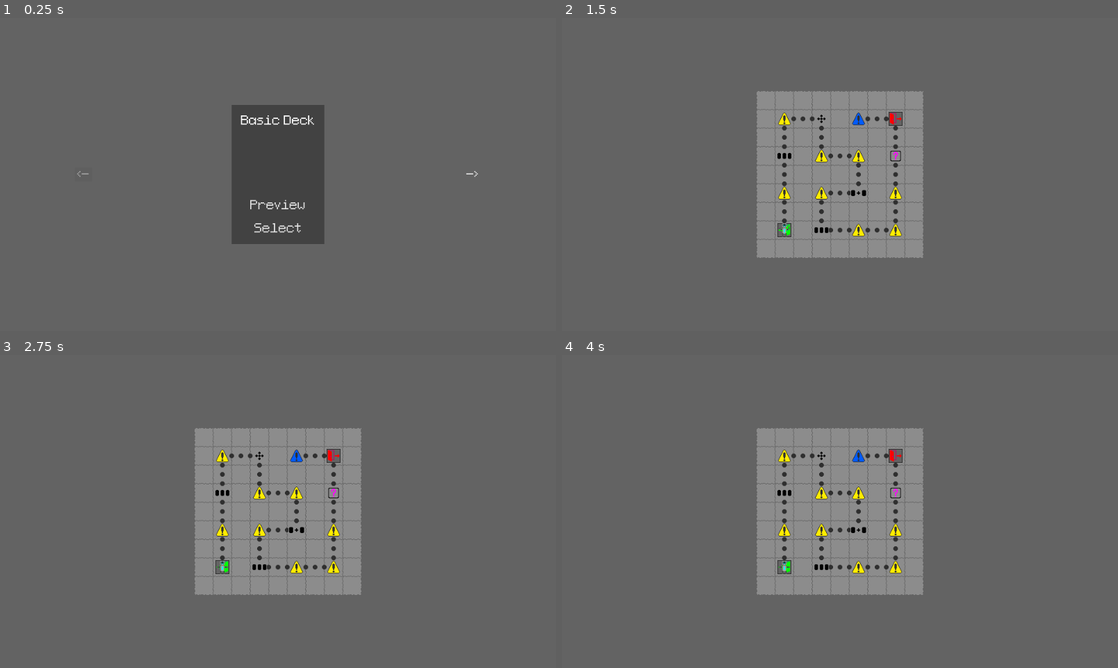
Above: before the commit, frames 1-4 (two rows, left to right).
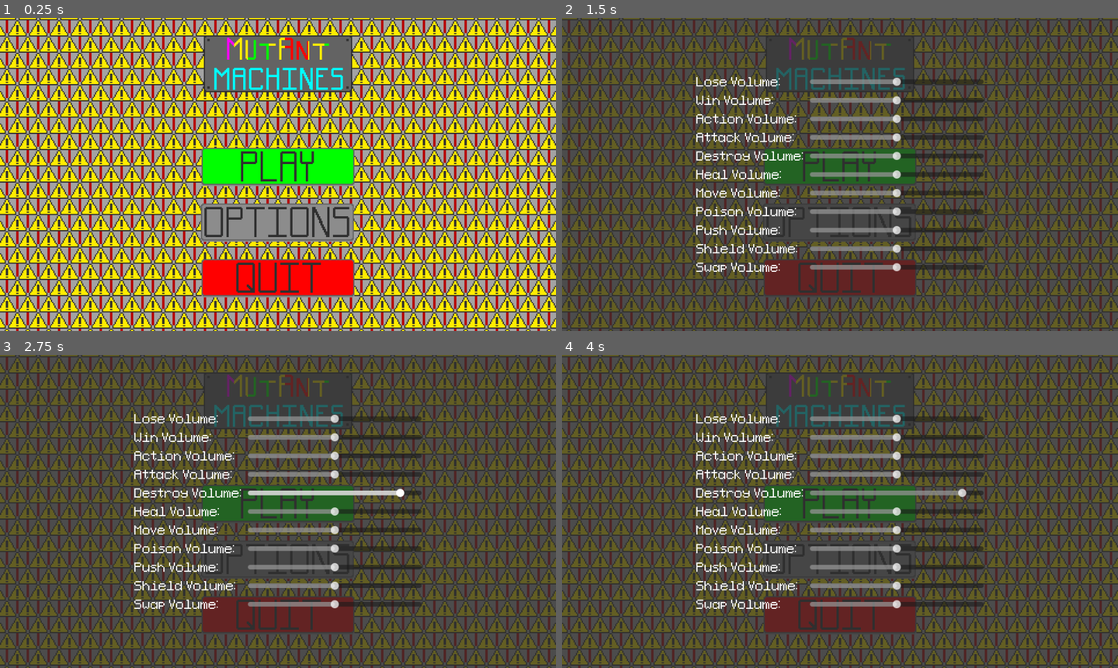
Above: after the commit, the same moments.

Repository: CattacoCattaco/strategy-deckbuilder-roguelike
Game: Godot game, scene res://main_menu/main_menu.tscn
Same seed, same stepped clock (60 frames per second), same inputs: the game is played once before the commit and once after it. Before the commit the project starts from res://deck_selection_screen/deck_selection_screen.tscn.
Inputs (mouse positions are in pixels of both pictures, inside the frame that each line leads up to):
- Up to frame 1 (0.25 s): no input
- Up to frame 2 (1.5 s): click (840, 221) at 0.52 s; click (840, 155) at 1.25 s, where only the run after the commit has a clickable "Audio Settings"
- Up to frame 3 (2.75 s): tap Enter (skip_target) at 2 s; move the mouse to (400, 495) at 2.02 s; hold D (right) from 2.03 s (still down); hold E (do_event) from 2.03 s (still down); click (400, 495) at 2.17 s
- Up to frame 4 (4 s): release D (right) at 2.75 s; release E (do_event) at 2.75 s; tap Space at 2.75 s; drag from (728, 527) to (812, 574) at 2.77 s; tap Enter (skip_target) at 3.5 s; move the mouse to (895, 442) at 3.52 s; hold D (right) from 3.53 s (still down); tap Alt at 3.6 s

The runs differ from the first frame. In frame 1, 92% of the frame differs, in the area x 0-100%, y 0-100%; in frame 2, 76%; in frame 3, 76%; in frame 4, 76%.

Commit message:
Add Main Menu
Added main menu with a play button, an options button, and a quit button

Diff:
--- /dev/null
+++ b/main_menu/main_menu.gd
@@ -0,0 +1,39 @@
+class_name MainMenu
+extends Control
+
+@export var pause_menu_scene: PackedScene
+@export var deck_selection_scene: PackedScene
+
+@export var play_button: TextureButton
+@export var options_button: TextureButton
+@export var quit_button: TextureButton
+
+
+func _ready() -> void:
+	play_button.pressed.connect(play)
+	options_button.pressed.connect(open_options)
+	quit_button.pressed.connect(quit)
+
+
+func _unhandled_input(event: InputEvent) -> void:
+	if event.is_action_pressed("enter_settings"):
+		open_options()
+
+
+func play() -> void:
+	var deck_selection: DeckSelectionScreen = deck_selection_scene.instantiate()
+	get_tree().root.add_child(deck_selection)
+	queue_free()
+
+
+func open_options() -> void:
+	get_viewport().set_input_as_handled()
+
+	var pause_menu: PauseMenu = pause_menu_scene.instantiate()
+	pause_menu.main_menu = self
+
+	get_tree().root.add_child(pause_menu)
+
+
+func quit() -> void:
+	get_tree().quit()
--- /dev/null
+++ b/main_menu/main_menu.tscn
@@ -0,0 +1,101 @@
+[gd_scene load_steps=18 format=3 uid="uid://befdpqt7up05f"]
+
+[ext_resource type="Script" uid="uid://djcx0v3f8jvis" path="res://main_menu/main_menu.gd" id="1_6tl50"]
+[ext_resource type="Texture2D" uid="uid://bor2vlwr3jrsd" path="res://main_menu/main_screen.png" id="1_oa53l"]
+[ext_resource type="Texture2D" uid="uid://dualonlvjt3jp" path="res://buttons/play.png" id="2_3shxk"]
+[ext_resource type="PackedScene" uid="uid://bcnvy81p75c4i" path="res://pause_menu/pause_menu.tscn" id="2_t6bnd"]
+[ext_resource type="BitMap" uid="uid://bwgw5kif523pd" path="res://buttons/play_options_quit_mask.png" id="3_bws42"]
+[ext_resource type="PackedScene" uid="uid://ctg8erda034nl" path="res://deck_selection_screen/deck_selection_screen.tscn" id="3_ia84y"]
+[ext_resource type="Texture2D" uid="uid://60faoi8804kn" path="res://buttons/options.png" id="4_3f7m4"]
+[ext_resource type="Texture2D" uid="uid://c1gmnapf2y71o" path="res://buttons/quit.png" id="5_6tl50"]
+
+[sub_resource type="AtlasTexture" id="AtlasTexture_3f7m4"]
+atlas = ExtResource("2_3shxk")
+region = Rect2(0, 0, 132, 33)
+
+[sub_resource type="AtlasTexture" id="AtlasTexture_6tl50"]
+atlas = ExtResource("2_3shxk")
+region = Rect2(0, 66, 132, 33)
+
+[sub_resource type="AtlasTexture" id="AtlasTexture_t6bnd"]
+atlas = ExtResource("2_3shxk")
+region = Rect2(0, 33, 132, 33)
+
+[sub_resource type="AtlasTexture" id="AtlasTexture_ia84y"]
+atlas = ExtResource("4_3f7m4")
+region = Rect2(0, 0, 132, 33)
+
+[sub_resource type="AtlasTexture" id="AtlasTexture_6at21"]
+atlas = ExtResource("4_3f7m4")
+region = Rect2(0, 66, 132, 33)
+
+[sub_resource type="AtlasTexture" id="AtlasTexture_og6xe"]
+atlas = ExtResource("4_3f7m4")
+region = Rect2(0, 33, 132, 33)
+
+[sub_resource type="AtlasTexture" id="AtlasTexture_mvfl2"]
+atlas = ExtResource("5_6tl50")
+region = Rect2(0, 0, 132, 33)
+
+[sub_resource type="AtlasTexture" id="AtlasTexture_qvn4f"]
+atlas = ExtResource("5_6tl50")
+region = Rect2(0, 66, 132, 33)
+
+[sub_resource type="AtlasTexture" id="AtlasTexture_g1omr"]
+atlas = ExtResource("5_6tl50")
+region = Rect2(0, 33, 132, 33)
+
+[node name="MainMenu" type="Control" node_paths=PackedStringArray("play_button", "options_button", "quit_button")]
+layout_mode = 3
+anchors_preset = 15
+anchor_right = 1.0
+anchor_bottom = 1.0
+grow_horizontal = 2
+grow_vertical = 2
+script = ExtResource("1_6tl50")
+pause_menu_scene = ExtResource("2_t6bnd")
+deck_selection_scene = ExtResource("3_ia84y")
+play_button = NodePath("PlayButton")
+options_button = NodePath("OptionsButton")
+quit_button = NodePath("QuitButton")
+
+[node name="MainScreen" type="Sprite2D" parent="."]
+scale = Vector2(2, 2)
+texture = ExtResource("1_oa53l")
+centered = false
+
+[node name="PlayButton" type="TextureButton" parent="."]
+layout_mode = 0
+offset_left = 348.0
+offset_top = 224.0
+offset_right = 480.0
+offset_bottom = 257.0
+scale = Vector2(2, 2)
+texture_normal = SubResource("AtlasTexture_3f7m4")
+texture_pressed = SubResource("AtlasTexture_6tl50")
+texture_hover = SubResource("AtlasTexture_t6bnd")
+texture_click_mask = ExtResource("3_bws42")
+
+[node name="OptionsButton" type="TextureButton" parent="."]
+layout_mode = 0
+offset_left = 347.0
+offset_top = 320.0
+offset_right = 479.0
+offset_bottom = 353.0
+scale = Vector2(2, 2)
+texture_normal = SubResource("AtlasTexture_ia84y")
+texture_pressed = SubResource("AtlasTexture_6at21")
+texture_hover = SubResource("AtlasTexture_og6xe")
+texture_click_mask = ExtResource("3_bws42")
+
+[node name="QuitButton" type="TextureButton" parent="."]
+layout_mode = 0
+offset_left = 348.0
+offset_top = 416.0
+offset_right = 480.0
+offset_bottom = 449.0
+scale = Vector2(2, 2)
+texture_normal = SubResource("AtlasTexture_mvfl2")
+texture_pressed = SubResource("AtlasTexture_qvn4f")
+texture_hover = SubResource("AtlasTexture_g1omr")
+texture_click_mask = ExtResource("3_bws42")
--- a/pause_menu/pause_menu.gd
+++ b/pause_menu/pause_menu.gd
@@ -13,6 +13,7 @@
 @export var audio_settings_sliders: Array[Slider]
 @export var action_noise_player: ActionNoisePlayer
 
+var main_menu: MainMenu
 var deck_selection_screen: DeckSelectionScreen
 var world_map: WorldMap
 var tile_grid: TileGrid
@@ -30,7 +31,7 @@
 
 	grab_focus.call_deferred()
 
-	if deck_selection_screen:
+	if deck_selection_screen or main_menu:
 		deck_button.hide()
 	else:
 		deck_button.show()
--- a/project.godot
+++ b/project.godot
@@ -11,7 +11,7 @@
 [application]
 
 config/name="Wild Jam 87"
-run/main_scene="uid://ctg8erda034nl"
+run/main_scene="uid://befdpqt7up05f"
 config/features=PackedStringArray("4.5", "Forward Plus")
 config/icon="res://icon.svg"
 
Binary file added: buttons/options.png
Not shown, added: buttons/options.png.import
Binary file added: buttons/play.png
Not shown, added: buttons/play.png.import
Binary file added: buttons/play_options_quit_mask.png
Not shown, added: buttons/play_options_quit_mask.png.import
Binary file added: buttons/quit.png
Not shown, added: buttons/quit.png.import
Not shown, added: main_menu/main_menu.gd.uid
Binary file added: main_menu/main_screen.png
Not shown, added: main_menu/main_screen.png.import
